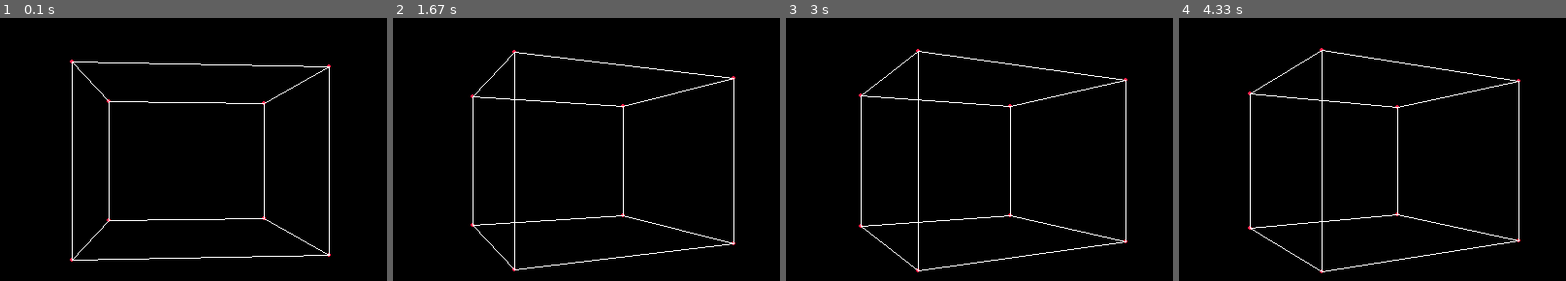
Above: before the commit, frames 1-4 (left to right).
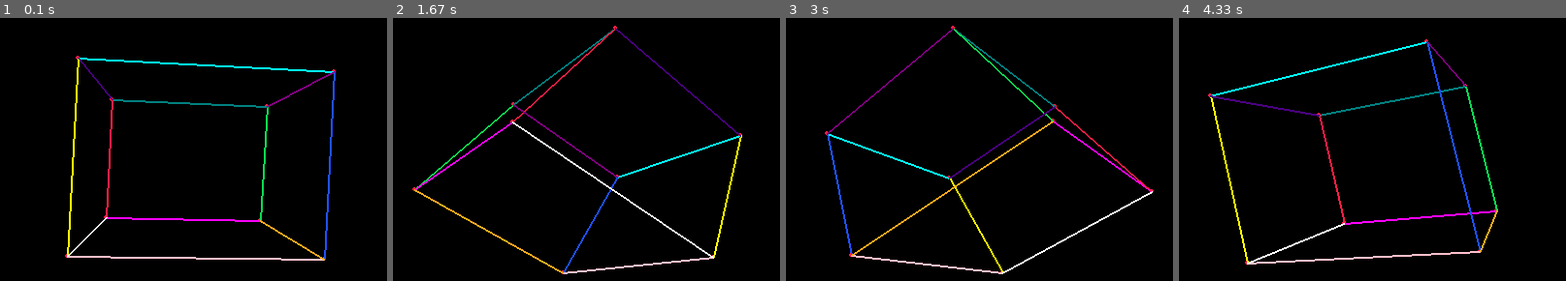
Above: after the commit, the same moments.

Repository: ShailMurtaza/PyGameLearning
Game: pygame game, started from 4.rotating_cube.py
Same seed, same stepped clock (60 frames per second), same inputs: the game is played once before the commit and once after it.
Inputs:
- Up to frame 1 (0.1 s): no input
- Up to frame 2 (1.67 s): no input
- Up to frame 3 (3 s): no input
- Up to frame 4 (4.33 s): no input

The runs differ from the first frame. In frame 1, 4.4% of the frame differs, in the area x 16-87%, y 14-93%; in frame 2, 4.4%; in frame 3, 4.4%; in frame 4, 4.7%, in the area x 7-89%, y 8-98%.

Commit message:
4.rotating_cube: Function to rotate in all directions in 3D space

Diff:
--- a/4.rotating_cube.py
+++ b/4.rotating_cube.py
@@ -12,6 +12,13 @@
     blue = (31, 81, 255)
     orange = (255, 172, 28)
     white = (255, 255, 255)
+    yellow = (255, 255, 0)
+    pink = (255, 192, 203)
+    teal = (0, 128, 128)
+    cyan = (0, 255, 255)
+    indigo = (75, 0, 130)
+    purple = (128, 0, 128)
+    magenta = (255, 0, 255)
 
 # Points for CUBE
 POINTS = [
@@ -27,9 +34,9 @@
 ]
 
 EDGES = (
-    (0, 1), (1, 2), (2, 3), (3, 0), # Square 1
-    (4, 5), (5, 6), (6, 7), (7, 4), # Square 2
-    (0, 4), (1, 5), (2, 6), (3, 7), # Join both Squares
+    (0, 1, COLORS.teal), (1, 2, COLORS.green), (2, 3, COLORS.magenta), (3, 0, COLORS.red), # Square 1
+    (4, 5, COLORS.cyan), (5, 6, COLORS.blue), (6, 7, COLORS.pink), (7, 4, COLORS.yellow), # Square 2
+    (0, 4, COLORS.indigo), (1, 5, COLORS.purple), (2, 6, COLORS.orange), (3, 7, COLORS.white), # Join both Squares
 )
 
 pygame.init()
@@ -58,13 +65,6 @@
             pygame.draw.circle(WIN, color, v, 2)
 
 
-def draw_lines(points, color):
-    for i in range(len(points)):
-        p1 = points[i]
-        p2 = points[(i+1) % len(points)]
-        pygame.draw.line(WIN, color, p1, p2)
-
-
 # Get 3D vertices and return 2D perpective projection
 def projection(vertex, f):
     x, y, z = vertex
@@ -82,18 +82,34 @@
     return (screen_x, screen_y)
 
 
+def rotate_x(vertex, angle):
+    x, y, z = vertex
+    new_y = y * math.cos(angle) + z * math.sin(angle)
+    new_z = -y * math.sin(angle) + z * math.cos(angle)
+    return [x, new_y, new_z]
+
 def rotate_y(vertex, angle):
     x, y, z = vertex
-    new_x = x * math.cos(angle) + z * math.sin(angle)
-    new_z = -x * math.sin(angle) + z * math.cos(angle)
+    new_x = x * math.cos(angle) - z * math.sin(angle)
+    new_z = x * math.sin(angle) + z * math.cos(angle)
     return [new_x, y, new_z]
 
+def rotate_z(vertex, angle):
+    x, y, z = vertex
+    new_x = x * math.cos(angle) + y * math.sin(angle)
+    new_y = -x * math.sin(angle) + y * math.cos(angle)
+    return [new_x, new_y, z]
 
-def rotate_points(points, angle):
+def rotate_points(points, angle, axis):
     angle = math.radians(angle)
     shape_rotated = []
     for i in points:
-        point_rot = rotate_y(i, angle)
+        if axis == "x":
+            point_rot = rotate_x(i, angle)
+        elif axis == "y":
+            point_rot = rotate_y(i, angle)
+        else:
+            point_rot = rotate_z(i, angle)
         shape_rotated.append(point_rot)
     return shape_rotated
 
@@ -102,7 +118,6 @@
     for x, y, z in points:
         translated_points.append([x, y, z + offset_z])
     return translated_points
-
 
 f = 1 # Focal Length
 def main():
@@ -122,8 +137,9 @@
 
         # Draw EDGES of CUBE
         for i in EDGES:
-            pygame.draw.line(WIN, COLORS.white, v2d[i[0]], v2d[i[1]])
-        POINTS = rotate_points(POINTS, -1 * dt * 70) # Rotate every point by 1 degree after every iteration
+            pygame.draw.line(WIN, i[2], v2d[i[0]], v2d[i[1]], 2)
+        POINTS = rotate_points(POINTS, 1 * dt * 70, "y") # Rotate every point by 1 degree after every iteration
+        POINTS = rotate_points(POINTS, 0.5 * dt * 70, "z") # Rotate every point by 1 degree after every iteration
 
         draw_win()
         events()
